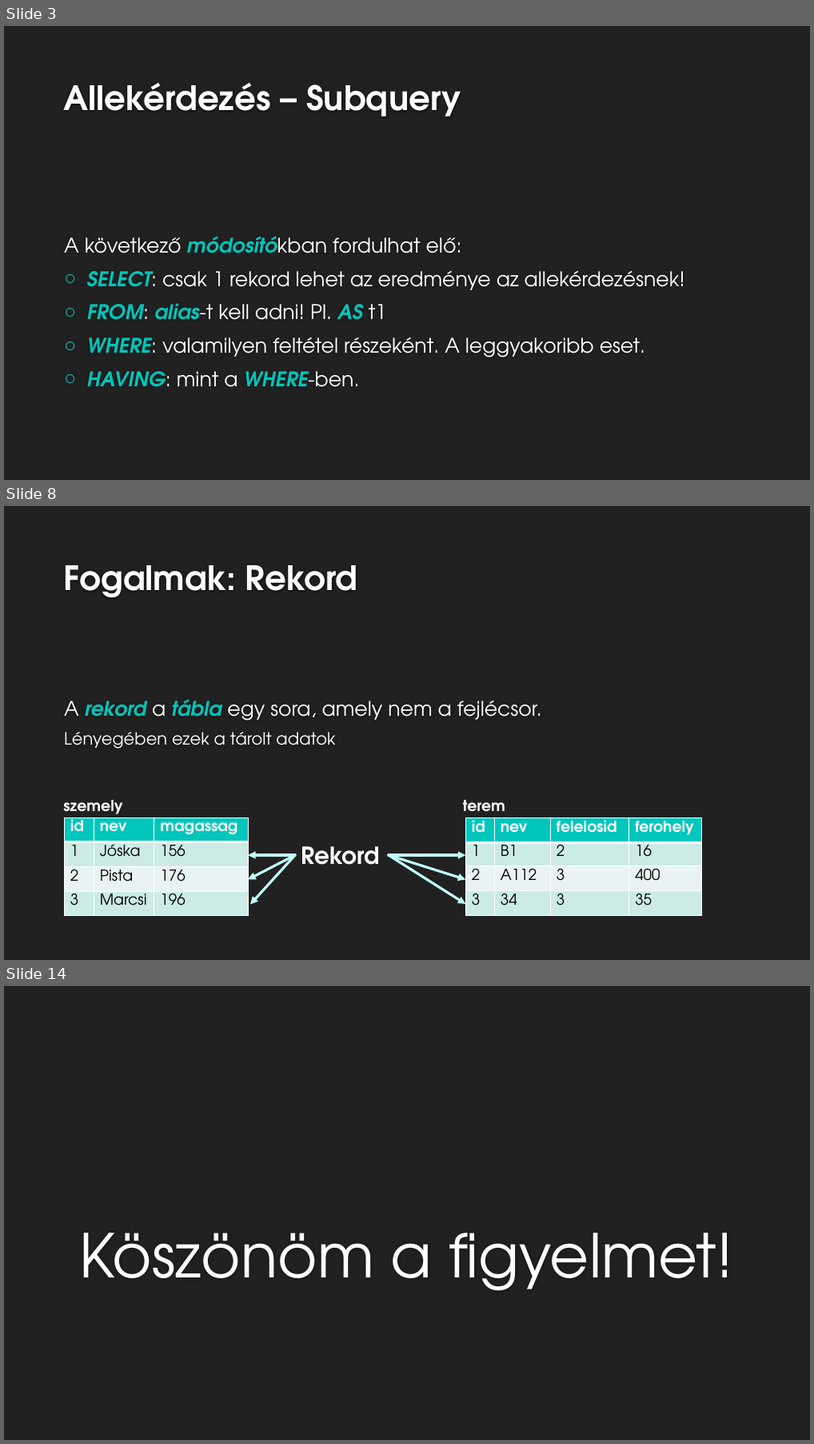
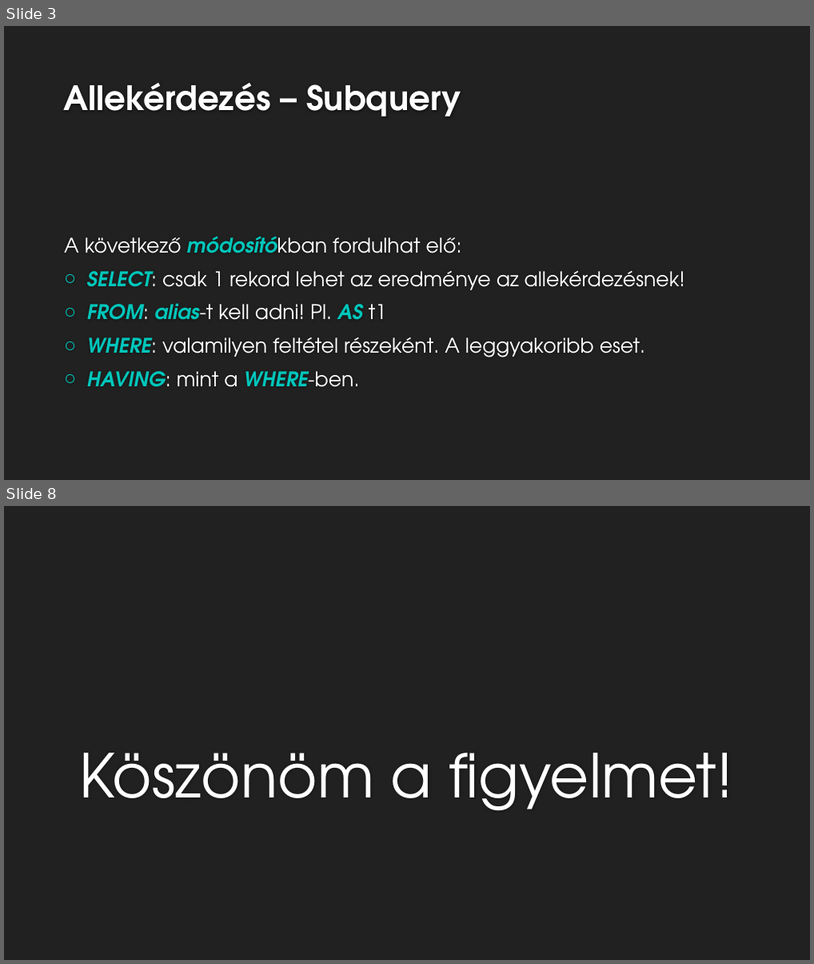
Before and after one commit to pepaSuli/sqltananyag, a slide deck: 19.lecke/AdatbázisTervezés19.pptx. Shown one above the other, each under a label of ours: slides 3, 8 and 14 before the commit, slides 3 and 8 after it; the slides between them are not shown. The pictures are 814x1444 and 814x964 pixels, drawn with LibreOffice and Linux fonts; fonts in the diff are those of the drawing; background and template pictures are left out. Boxes give left, top, right and bottom in pixels: in the first picture for what was removed or moved away, otherwise in the second. Text is boxed around its words. In the diff, an @@ line names an element or a change of style, - is before the commit and + after.

```diff
--- a/19.lecke/AdatbázisTervezés19.pptx
+++ b/19.lecke/AdatbázisTervezés19.pptx
@@ slide 8 removed at [4,506,810,960], background #212121 @@
@@ title removed at [64,565,358,598] @@
-Fogalmak: Rekord
@@ text removed at [64,699,542,748] @@
-A rekord a tábla egy sora, amely nem a fejlécsor.
-Lényegében ezek a tárolt adatok
@@ text removed at [63,800,122,814] @@
-szemely
@@ table removed at [65,817,249,916], 4 rows, 3 columns @@
-id | nev | magassag
-1 | Jóska | 156
-2 | Pista | 176
-3 | Marcsi | 196
@@ text removed at [463,800,506,812] @@
-terem
@@ table removed at [466,817,702,916], 4 rows, 4 columns @@
-id | nev | felelosid | ferohely
-1 | B1 | 2 | 16
-2 | A112 | 3 | 400
-3 | 34 | 3 | 35
@@ arrow removed from (295, 855) to (249, 880) @@
@@ arrow removed from (295, 855) to (249, 855) @@
@@ arrow removed from (295, 855) to (251, 904) @@
@@ text removed at [301,846,380,864] @@
-Rekord
@@ arrow removed from (389, 855) to (466, 904) @@
@@ arrow removed from (389, 855) to (466, 855) @@
@@ arrow removed from (389, 855) to (466, 880) @@
@@ what was slide 14 is now slide 8 @@
```
Also in this commit, not shown: 1 slide changed, 3 slides added, 8 other slides removed.
